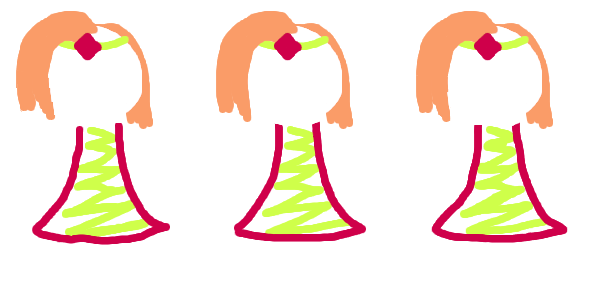
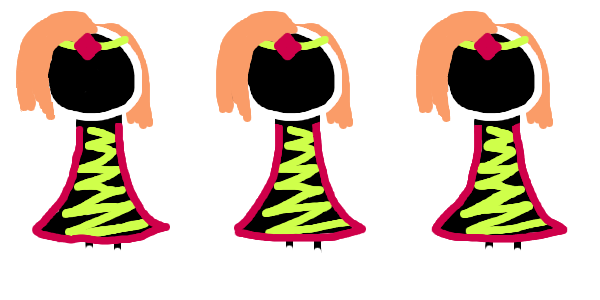
Revision of a layered 600×300 image; what changed, layer by layer:
added layer "Layer #9" above "Layer #8" over [40, 33, 554, 253]
